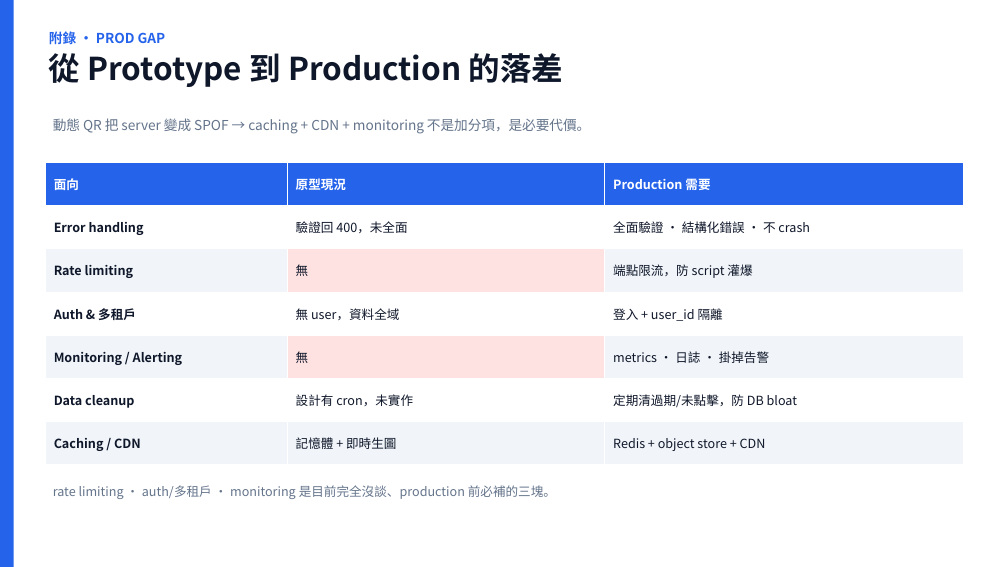
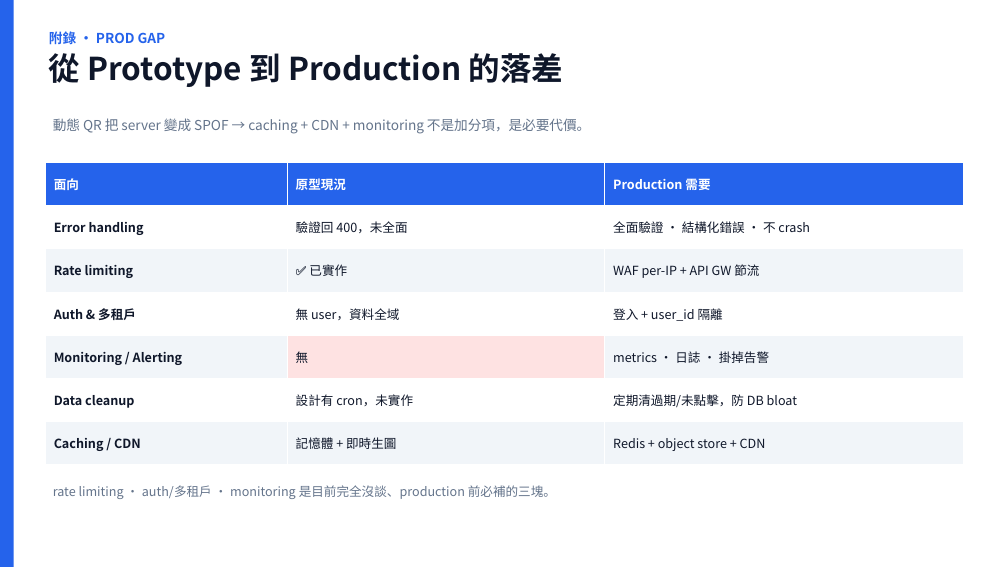
Before and after one commit to scolley31/system-design-demo, a slide deck: slide 22 of QR Code Generator/QR_Code_Generator.pptx. Drawn at 1008x567 pixels with LibreOffice and Linux fonts; fonts in the diff are those of the drawing. Boxes give left, top, right and bottom in pixels: in the first picture for what was removed or moved away, otherwise in the second. Text is boxed around its words. In the diff, an @@ line names an element or a change of style, - is before the commit and + after.

```diff
--- a/QR Code Generator/QR_Code_Generator.pptx
+++ b/QR Code Generator/QR_Code_Generator.pptx
@@ table at [45, 163, 964, 465] @@
-row 3, column 2: 無
+row 3, column 2: ✅ 已實作
-row 3, column 3: 端點限流，防 script 灌爆
+row 3, column 3: WAF per-IP + API GW 節流
@@ fill #FEE2E2 to #F1F5F9 in row 3, column 2 @@
```
Also in this commit, not shown: 1 other slide changed, 3 slides added, 10 other files.
